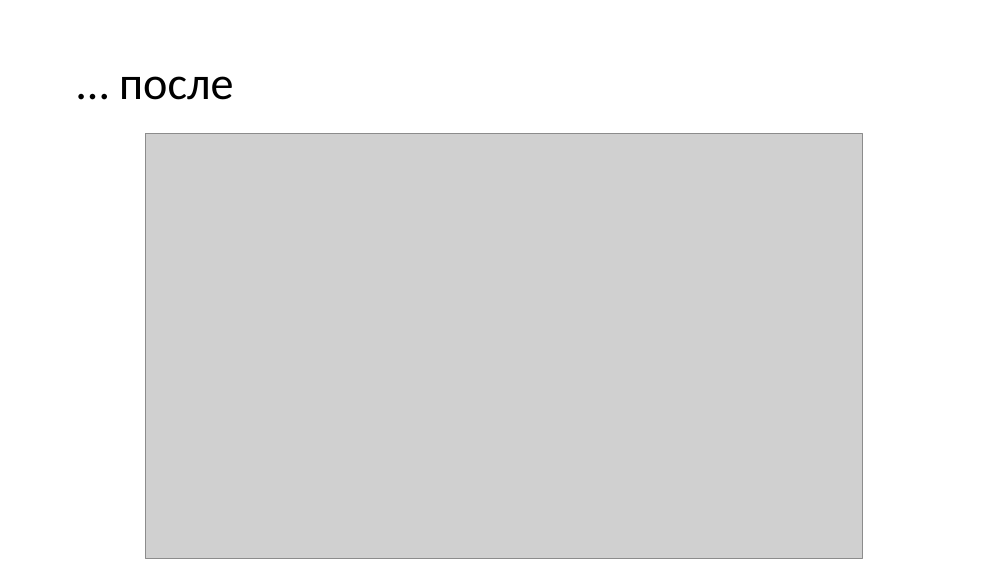
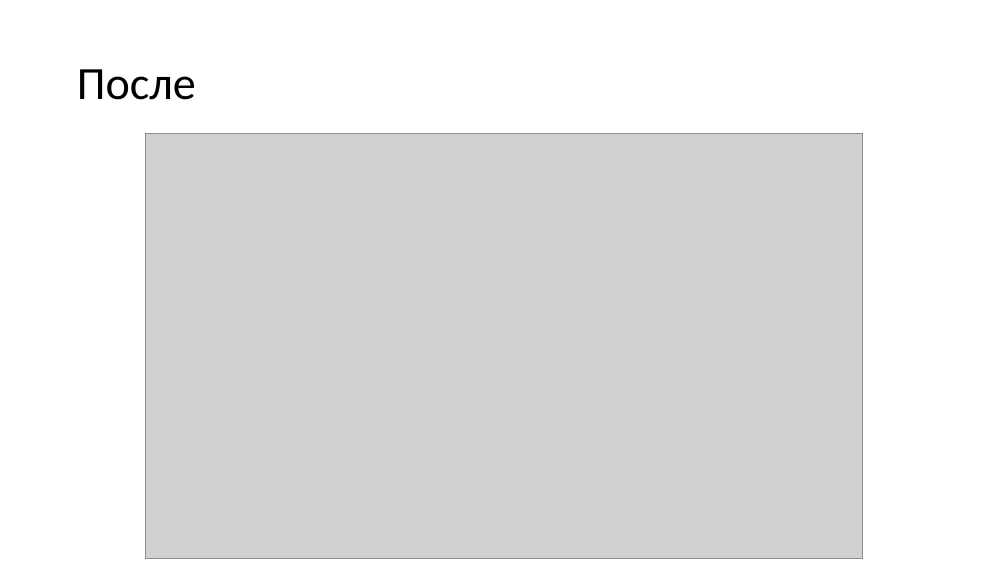
Before and after one commit to DaemonNikolay/HCI_NSU, a slide deck: slide 10 of МНСК 2018/Презентация выступления.pptx. Drawn at 1008x567 pixels with LibreOffice and Linux fonts; fonts in the diff are those of the drawing; grey boxes stand for pictures. Boxes give left, top, right and bottom in pixels: in the first picture for what was removed or moved away, otherwise in the second. Text is boxed around its words. In the diff, an @@ line names an element or a change of style, - is before the commit and + after.

```diff
--- a/МНСК 2018/Презентация выступления.pptx
+++ b/МНСК 2018/Презентация выступления.pptx
@@ title at <box>77,69,196,100</box>: text changed @@
-… после
+После
```
Also in this commit, not shown: 5 other slides changed, 1 other file.
